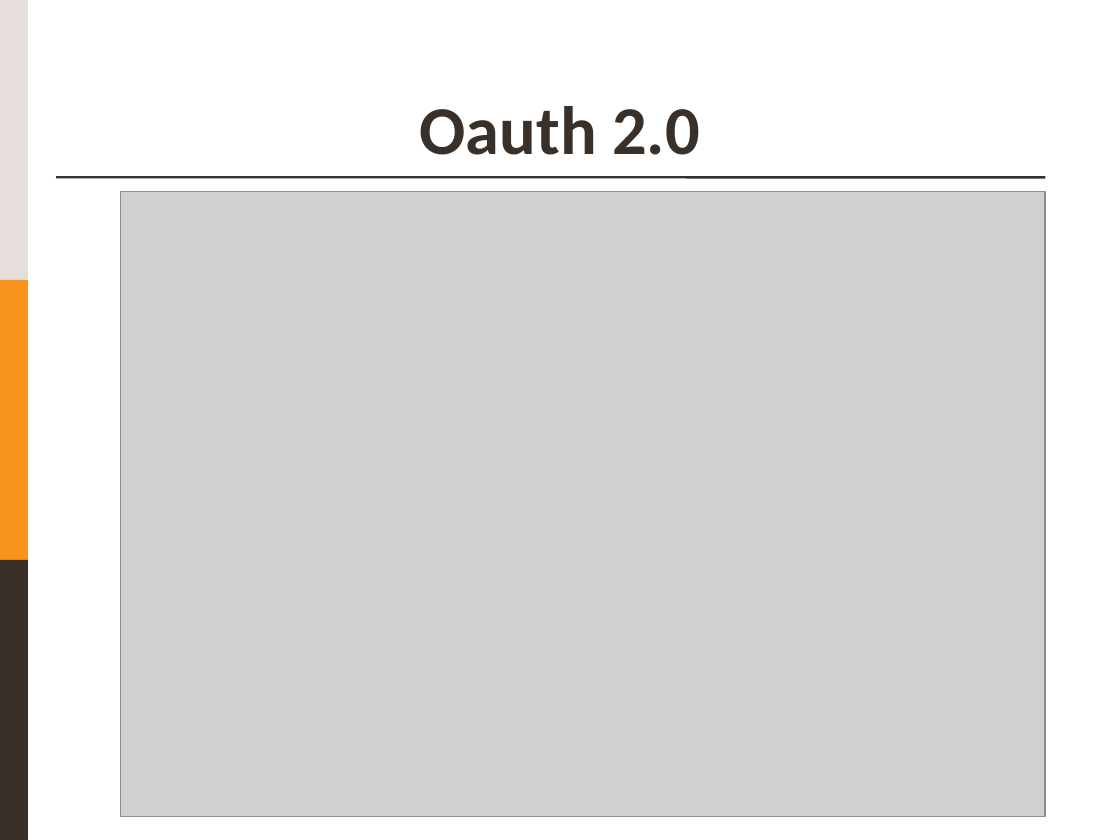
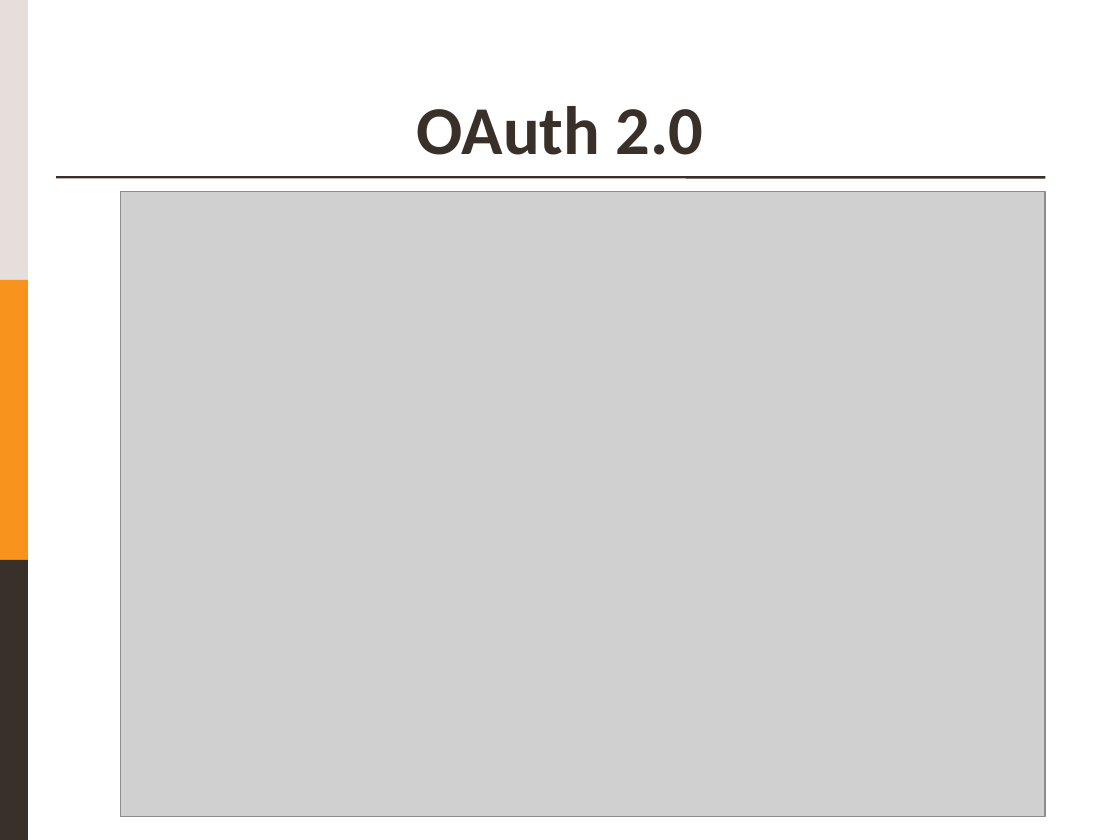
Before and after one commit to egrocha/LEI-1819, a slide deck: slide 5 of Checkpoint 1.pptx (slide 4 before the commit). Drawn at 1120x840 pixels with LibreOffice and Linux fonts; fonts in the diff are those of the drawing; grey boxes stand for pictures. Boxes give left, top, right and bottom in pixels: in the first picture for what was removed or moved away, otherwise in the second. Text is boxed around its words. In the diff, an @@ line names an element or a change of style, - is before the commit and + after.

```diff
--- a/Checkpoint 1.pptx
+++ b/Checkpoint 1.pptx
@@ title at [416,106,704,155]: text changed @@
-Oauth 2.0
+OAuth 2.0
```
Also in this commit, not shown: 2 other slides changed, 3 slides added, 1 slide removed, 1 other file.
